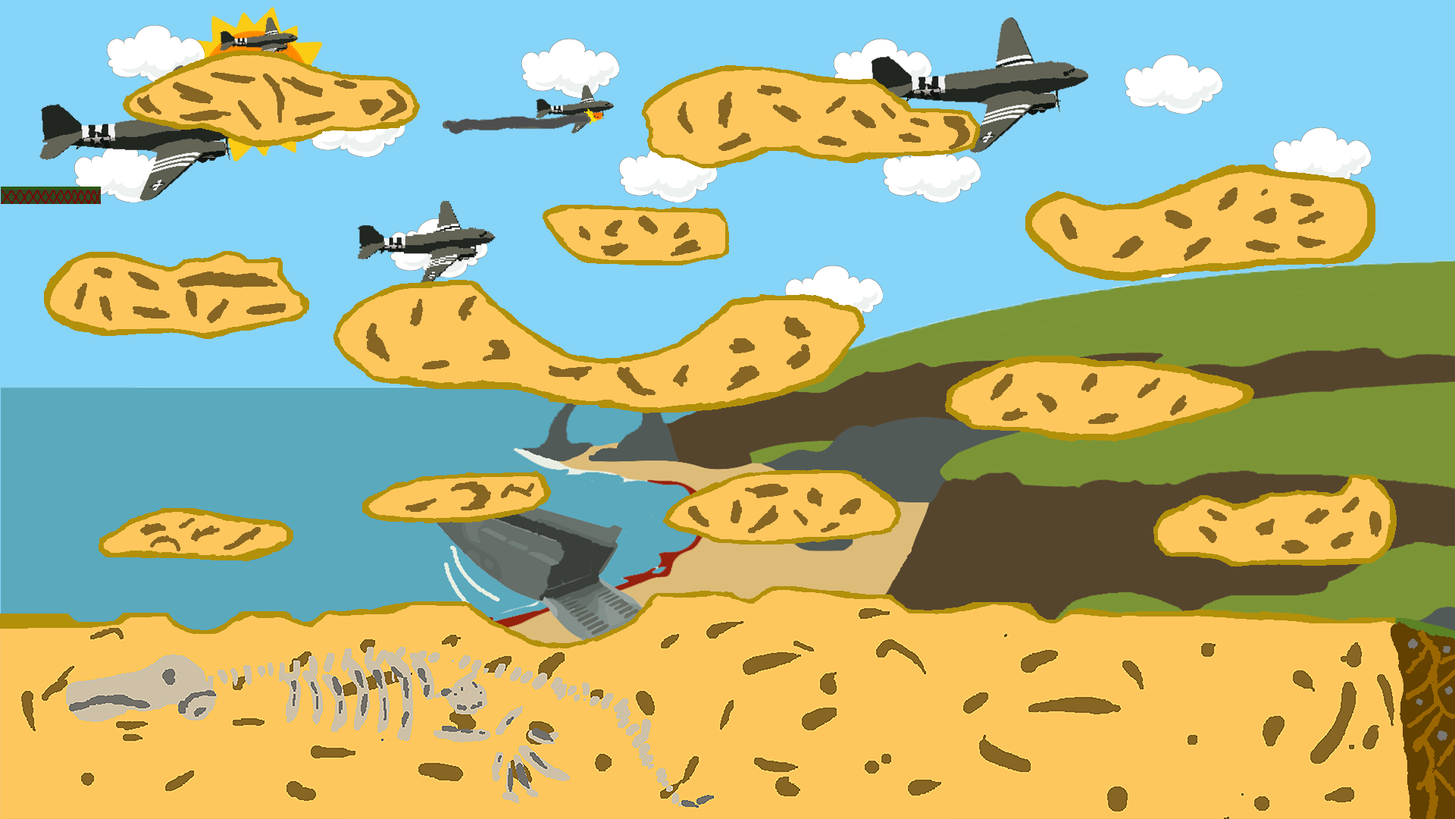
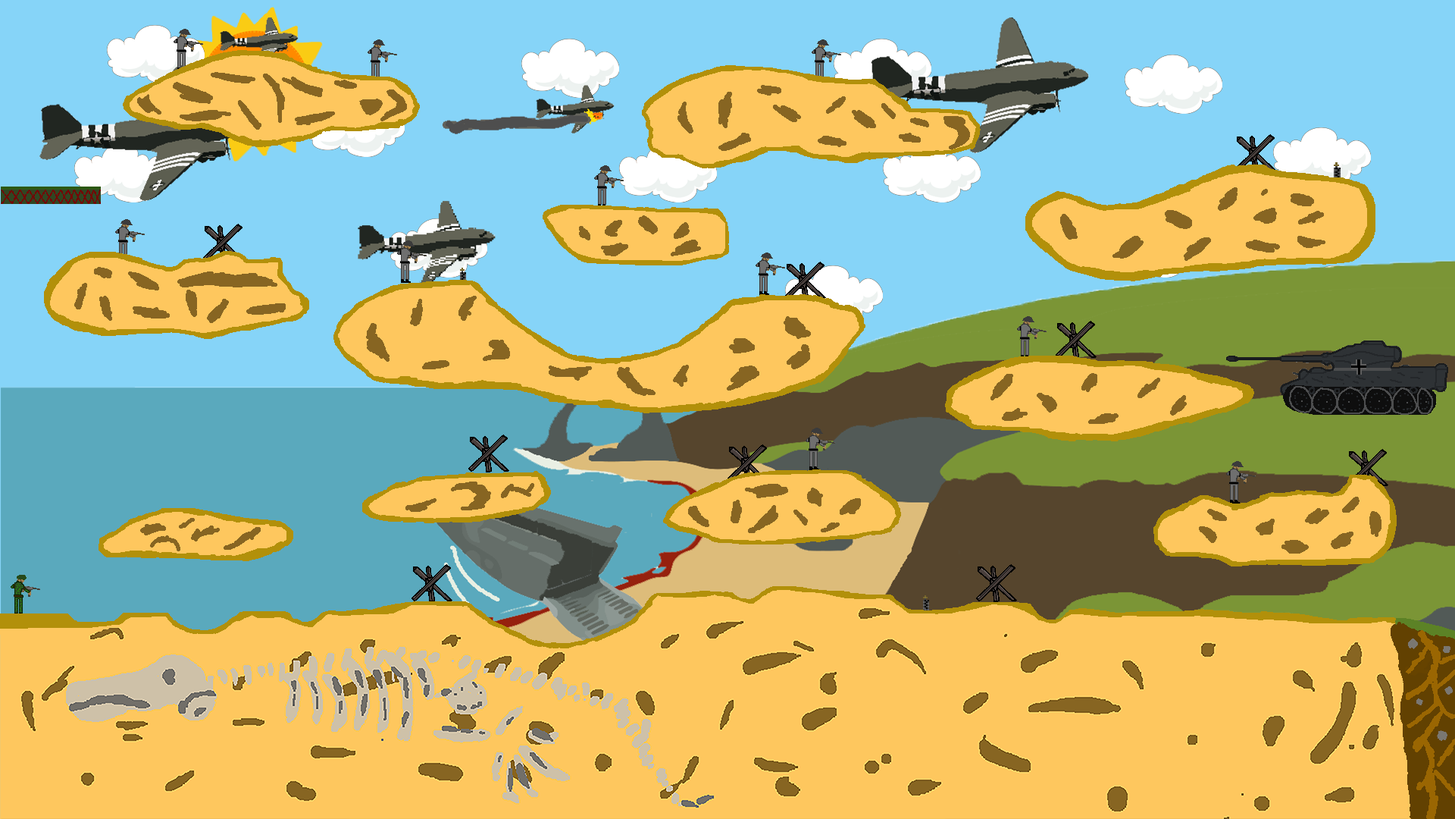
Layer changes from the first 1455x819 image to the second:
added layer "pres_sable" (1st of 10) above "pres_sable" over 811, 39, 842, 77
added layer "pres_sable" (2nd of 10) above "pres_sable" over 1017, 316, 1047, 357
added layer "pres_sable" (3rd of 10) above "pres_sable" over 1226, 460, 1256, 504
added layer "pres_sable" (4th of 10) above "pres_sable" over 805, 427, 836, 470
added layer "pres_sable" (5th of 10) above "pres_sable" over 755, 252, 786, 295
added layer "pres_sable" (6th of 10) above "pres_sable" over 594, 165, 624, 207
added layer "pres_sable" (7th of 10) above "pres_sable" over 367, 39, 398, 77
added layer "pres_sable" (8th of 10) above "pres_sable" over 173, 28, 204, 69
added layer "pres_sable" (9th of 10) above "pres_sable" over 397, 240, 427, 283
added layer "pres_sable" (10th of 10) above "Tank" over 115, 219, 145, 254
added layer "Tank" above "pres_hero" over 1225, 339, 1449, 416
added layer "pres_hero" above "mine_3" over 9, 574, 41, 614
added layer "mine_3" above "mine_2" over 460, 267, 467, 280
added layer "mine_2" above "mine_1" over 1334, 162, 1341, 178
added layer "mine_1" above "herisson_8" over 923, 595, 930, 611
added layer "herisson_8" above "herisson_7" over 203, 223, 243, 258
added layer "herisson_7" above "herisson_6" over 1236, 134, 1276, 170
added layer "herisson_6" above "herisson_5" over 1348, 448, 1389, 486
added layer "herisson_5" above "herisson_4" over 785, 261, 827, 298
added layer "herisson_4" (1st of 2) above "herisson_4" over 1055, 320, 1097, 358
added layer "herisson_4" (2nd of 2) above "herisson_3" over 468, 434, 510, 473
added layer "herisson_3" above "herisson_2" over 411, 563, 453, 602
added layer "herisson_2" above "herisson_1" over 727, 444, 768, 479
added layer "herisson_1" above "Background_sable" over 976, 563, 1018, 602
